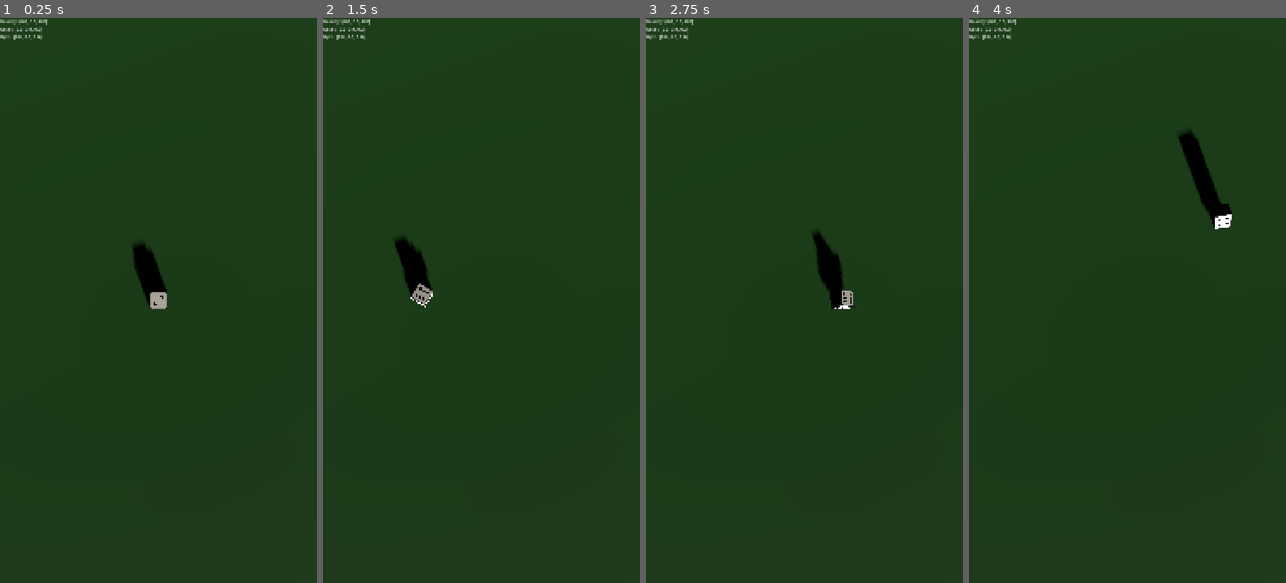
Above: before the commit, frames 1-4 (left to right).
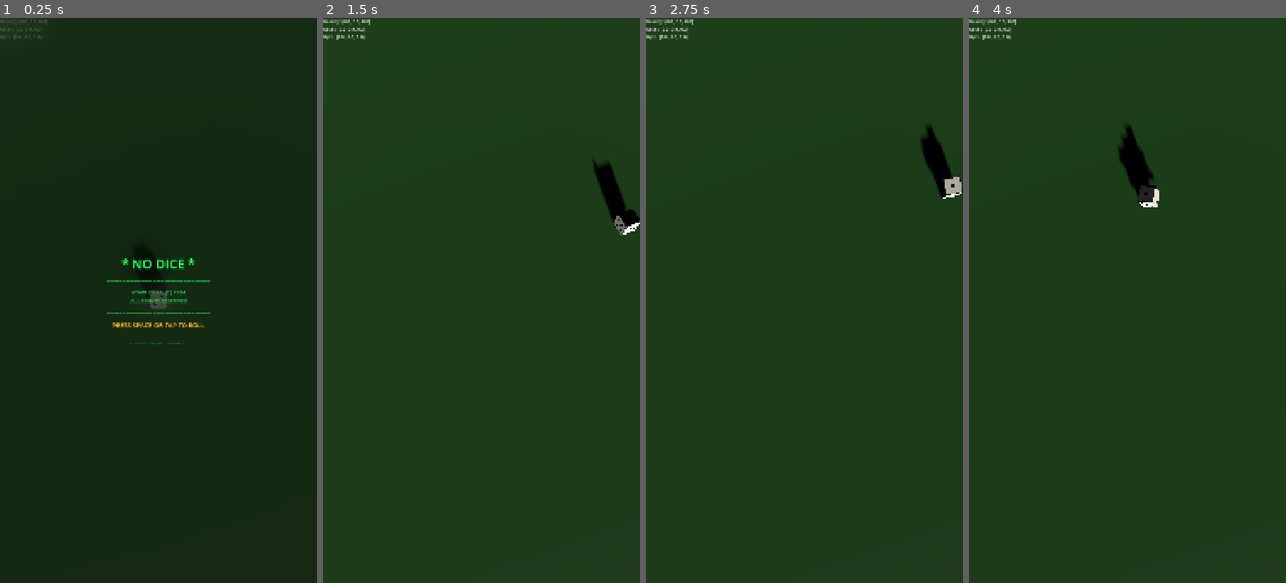
Above: after the commit, the same moments.

Repository: MatthieuLJ/no_dice
Game: Godot game, scene res://die.tscn
Same seed, same stepped clock (60 frames per second), same inputs: the game is played once before the commit and once after it.
Inputs (mouse positions are in pixels of both pictures, inside the frame that each line leads up to):
- Up to frame 1 (0.25 s): no input
- Up to frame 2 (1.5 s): tap Space at 0.5, 0.77 s; move the mouse to (551, 272) at 0.52 s; hold Right (ui_right) 0.53-1.25 s; tap R at 0.6 s; click (551, 272) at 0.67 s; drag from (418, 328) to (465, 413) at 1.27 s
- Up to frame 3 (2.75 s): move the mouse to (836, 176) at 2.02 s; hold Right (ui_right) from 2.03 s (still down); tap R at 2.1 s; click (836, 176) at 2.17 s
- Up to frame 4 (4 s): release Right (ui_right) at 2.75 s; drag from (1111, 413) to (1032, 215) at 2.77 s; move the mouse to (1222, 385) at 3.52 s; hold Left (ui_left) from 3.53 s (still down); tap R at 3.6 s; click (1222, 385) at 3.67 s; tap Space at 3.77 s

The runs differ from the first frame. In frame 1, 1.1% of the frame differs, in the area x 0-67%, y 0-58%; in frame 2, 1.6%; in frame 3, 1.6%; in frame 4, 1.9%, in the area x 47-83%, y 18-38%.

Commit message:
feat(ui): add 80s retro arcade menu overlay with screen-blur shader background

Diff:
--- a/die.tscn
+++ b/die.tscn
@@ -7,6 +7,7 @@
 [ext_resource type="Texture2D" uid="uid://u27p6h3ssco2" path="res://textures/dice_texture.png" id="3_183hu"]
 [ext_resource type="Script" uid="uid://c8qbq4dlfg1pa" path="res://debug_label.gd" id="3_muu1c"]
 [ext_resource type="Script" uid="uid://6lbk11xr68tm" path="res://gravity_debugger.gd" id="4_kwyh5"]
+[ext_resource type="PackedScene" uid="uid://c53k10u2x82y" path="res://start_menu.tscn" id="5_start"]
 
 [sub_resource type="PhysicsMaterial" id="PhysicsMaterial_gxo0y"]
 friction = 0.5
@@ -147,3 +148,5 @@
 offset_right = 40.0
 offset_bottom = 23.0
 script = ExtResource("3_muu1c")
+
+[node name="StartMenu" parent="." instance=ExtResource("5_start")]
--- /dev/null
+++ b/shaders/screen_blur.gdshader
@@ -0,0 +1,10 @@
+shader_type canvas_item;
+
+uniform sampler2D SCREEN_TEXTURE : hint_screen_texture, filter_linear_mipmap;
+uniform float blur_amount : hint_range(0.0, 5.0) = 3.5;
+uniform vec4 mix_color : source_color = vec4(0.02, 0.05, 0.03, 0.5);
+
+void fragment() {
+	vec4 blurred = textureLod(SCREEN_TEXTURE, SCREEN_UV, blur_amount);
+	COLOR = mix(blurred, mix_color, mix_color.a);
+}
--- /dev/null
+++ b/start_menu.gd
@@ -0,0 +1,55 @@
+extends CanvasLayer
+
+signal menu_dismissed
+
+@onready var blur_rect: ColorRect = $BlurRect
+@onready var menu_container: Control = $MenuContainer
+@onready var blink_label: Label = $MenuContainer/VBoxContainer/BlinkPrompt
+
+var _is_active: bool = true
+var _blink_timer: float = 0.0
+
+func _ready() -> void:
+	layer = 100
+	process_mode = PROCESS_MODE_ALWAYS
+
+func _process(delta: float) -> void:
+	if not _is_active:
+		return
+
+	# Blink 80s arcade prompt
+	_blink_timer += delta * 3.0
+	if is_instance_valid(blink_label):
+		blink_label.modulate.a = 1.0 if fmod(_blink_timer, 2.0) < 1.0 else 0.25
+
+func _unhandled_input(event: InputEvent) -> void:
+	if not _is_active:
+		return
+
+	# Any key, mouse click, screen touch, or controller button starts game
+	var is_trigger = false
+	if event is InputEventKey and event.pressed and not event.echo:
+		is_trigger = true
+	elif event is InputEventMouseButton and event.pressed:
+		is_trigger = true
+	elif event is InputEventScreenTouch and event.pressed:
+		is_trigger = true
+
+	if is_trigger:
+		dismiss_menu()
+		get_viewport().set_input_as_handled()
+
+func dismiss_menu() -> void:
+	if not _is_active:
+		return
+	_is_active = false
+
+	# Smooth retro fade out transition
+	var tween = create_tween().set_parallel(true)
+	tween.tween_property(blur_rect, "modulate:a", 0.0, 0.35)
+	tween.tween_property(menu_container, "modulate:a", 0.0, 0.25)
+	tween.finished.connect(func():
+		visible = false
+		menu_dismissed.emit()
+		queue_free()
+	)
--- /dev/null
+++ b/start_menu.tscn
@@ -0,0 +1,103 @@
+[gd_scene load_steps=8 format=3 uid="uid://c53k10u2x82y"]
+
+[ext_resource type="Script" uid="uid://dm0v4n2k12xl" path="res://start_menu.gd" id="1_start"]
+[ext_resource type="Shader" uid="uid://d1082u418y" path="res://shaders/screen_blur.gdshader" id="2_blur"]
+
+[sub_resource type="ShaderMaterial" id="ShaderMaterial_blur"]
+shader = ExtResource("2_blur")
+shader_parameter/blur_amount = 3.5
+shader_parameter/mix_color = Color(0.02, 0.05, 0.03, 0.5)
+
+[sub_resource type="LabelSettings" id="LabelSettings_title"]
+font_size = 44
+font_color = Color(0.2, 1.0, 0.4, 1)
+shadow_size = 8
+shadow_color = Color(0.0, 0.4, 0.1, 0.8)
+
+[sub_resource type="LabelSettings" id="LabelSettings_subtitle"]
+font_size = 18
+font_color = Color(0.15, 0.85, 0.35, 0.9)
+
+[sub_resource type="LabelSettings" id="LabelSettings_blink"]
+font_size = 22
+font_color = Color(1.0, 0.8, 0.2, 1)
+shadow_size = 4
+shadow_color = Color(0.5, 0.3, 0.0, 0.8)
+
+[sub_resource type="LabelSettings" id="LabelSettings_credits"]
+font_size = 14
+font_color = Color(0.1, 0.65, 0.25, 0.7)
+
+[node name="StartMenu" type="CanvasLayer"]
+layer = 100
+script = ExtResource("1_start")
+
+[node name="BlurRect" type="ColorRect" parent="."]
+material = SubResource("ShaderMaterial_blur")
+anchors_preset = 15
+anchor_right = 1.0
+anchor_bottom = 1.0
+grow_horizontal = 2
+grow_vertical = 2
+
+[node name="MenuContainer" type="Control" parent="."]
+layout_mode = 3
+anchors_preset = 15
+anchor_right = 1.0
+anchor_bottom = 1.0
+grow_horizontal = 2
+grow_vertical = 2
+
+[node name="VBoxContainer" type="VBoxContainer" parent="MenuContainer"]
+layout_mode = 1
+anchors_preset = 8
+anchor_left = 0.5
+anchor_top = 0.5
+anchor_right = 0.5
+anchor_bottom = 0.5
+offset_left = -250.0
+offset_top = -180.0
+offset_right = 250.0
+offset_bottom = 180.0
+grow_horizontal = 2
+grow_vertical = 2
+theme_override_constants/separation = 14
+alignment = 1
+
+[node name="Title" type="Label" parent="MenuContainer/VBoxContainer"]
+layout_mode = 2
+text = "* NO DICE *"
+label_settings = SubResource("LabelSettings_title")
+horizontal_alignment = 1
+
+[node name="Divider1" type="Label" parent="MenuContainer/VBoxContainer"]
+layout_mode = 2
+text = "=================================="
+label_settings = SubResource("LabelSettings_subtitle")
+horizontal_alignment = 1
+
+[node name="Copyright" type="Label" parent="MenuContainer/VBoxContainer"]
+layout_mode = 2
+text = "ATARI CORP. (C) 1984
+ALL RIGHTS RESERVED"
+label_settings = SubResource("LabelSettings_subtitle")
+horizontal_alignment = 1
+
+[node name="Divider2" type="Label" parent="MenuContainer/VBoxContainer"]
+layout_mode = 2
+text = "=================================="
+label_settings = SubResource("LabelSettings_subtitle")
+horizontal_alignment = 1
+
+[node name="BlinkPrompt" type="Label" parent="MenuContainer/VBoxContainer"]
+layout_mode = 2
+text = "PRESS SPACE OR TAP TO ROLL"
+label_settings = SubResource("LabelSettings_blink")
+horizontal_alignment = 1
+
+[node name="Credits" type="Label" parent="MenuContainer/VBoxContainer"]
+layout_mode = 2
+text = "
+HIGH SCORE: 06    CREDIT 01"
+label_settings = SubResource("LabelSettings_credits")
+horizontal_alignment = 1
